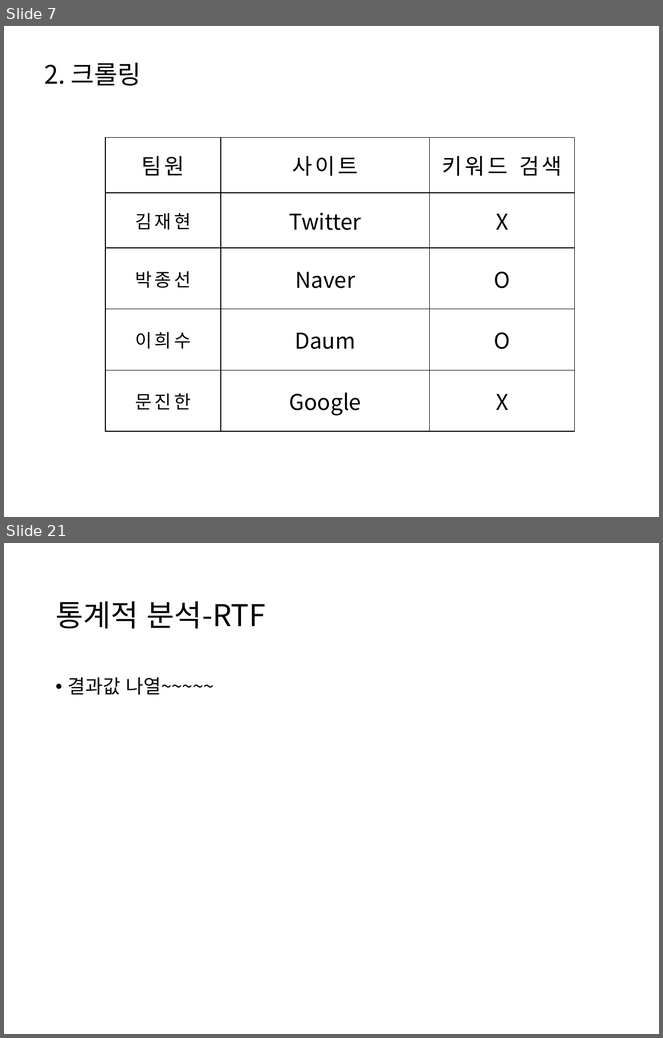
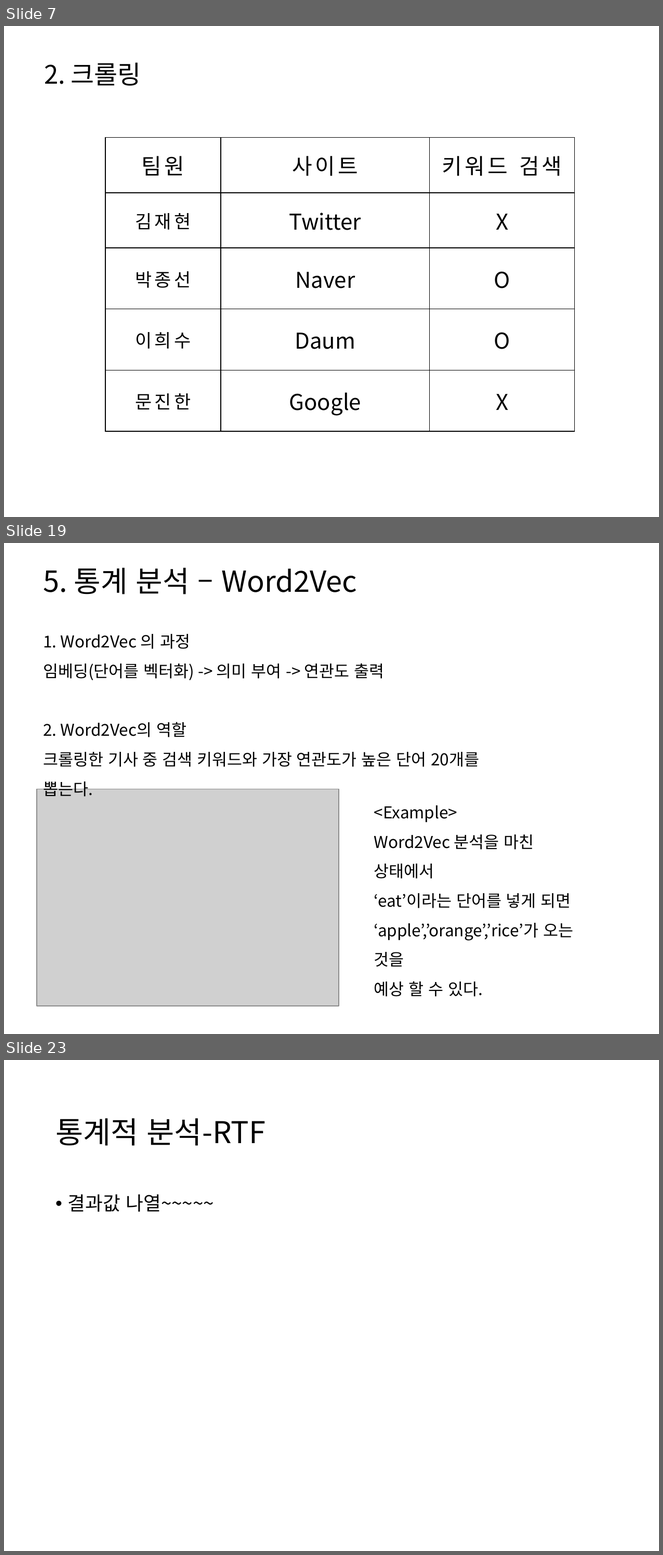
Before and after one commit to HaYongdae/issuewhatshow, a slide deck: doc/최종 PPT.pptx. Shown one above the other, each under a label of ours: slides 7 and 21 before the commit, slides 7, 19 and 23 after it; the slides between them are not shown. The pictures are 663x1038 and 663x1555 pixels, drawn with LibreOffice and Linux fonts; fonts in the diff are those of the drawing; grey boxes stand for pictures. Boxes give left, top, right and bottom in pixels: in the first picture for what was removed or moved away, otherwise in the second. Text is boxed around its words. In the diff, an @@ line names an element or a change of style, - is before the commit and + after.

```diff
--- a/doc/최종 PPT.pptx
+++ b/doc/최종 PPT.pptx
@@ slide 19 added at (4,543,659,1034), background #FFFFFF @@
@@ title added at (44,567,357,594), 32 pt, text #000000 @@
+5. 통계 분석 – Word2Vec
@@ text added at (43,634,479,767), 18 pt, text #000000 @@
+1. Word2Vec 의 과정
+임베딩(단어를 벡터화) -> 의미 부여 -> 연관도 출력
+2. Word2Vec의 역할
+크롤링한 기사 중 검색 키워드와 가장 연관도가 높은 단어 20개를 뽑는다.
@@ picture added at (37,789,339,1006) @@
@@ text added at (374,806,573,997), 18 pt, text #000000 @@
+<Example>
+Word2Vec 분석을 마친 상태에서
+‘eat’이라는 단어를 넣게 되면
+‘apple’,’orange’,’rice’가 오는 것을
+예상 할 수 있다.
@@ what was slide 21 is now slide 23 @@
```
Also in this commit, not shown: 9 slides changed, 5 other slides added, 4 slides removed.
